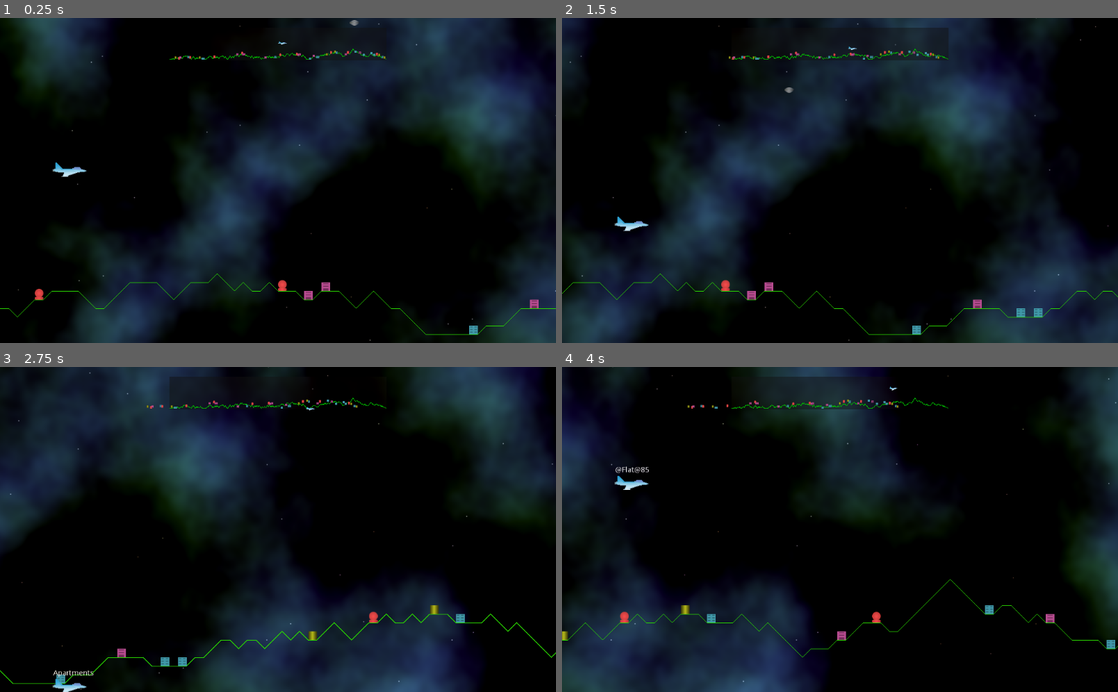
Above: before the commit, frames 1-4 (two rows, left to right).
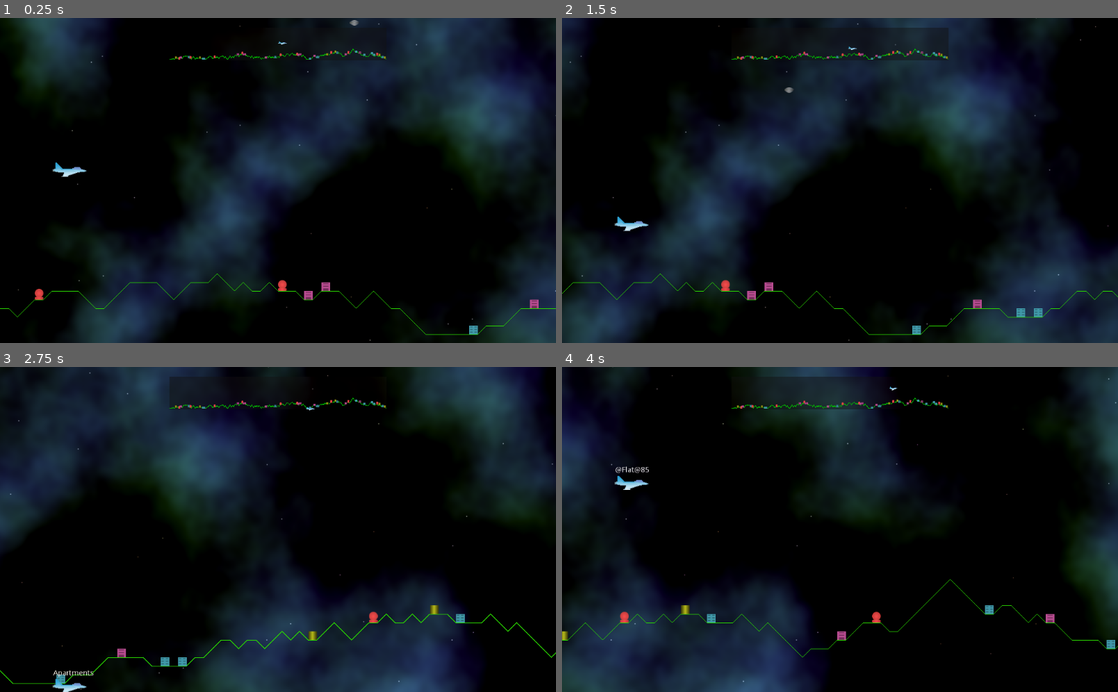
Above: after the commit, the same moments.

Repository: andrew-wilkes/godotia
Game: Godot game, scene res://Main.tscn
Same seed, same stepped clock (60 frames per second), same inputs: the game is played once before the commit and once after it.
Inputs:
- Up to frame 1 (0.25 s): no input
- Up to frame 2 (1.5 s): hold Right (ui_right) 0.53-1.28 s; hold Down (ui_down) from 1.28 s (still down)
- Up to frame 3 (2.75 s): release Down (ui_down) at 2.03 s; hold Right (ui_right) from 2.03 s (still down)
- Up to frame 4 (4 s): release Right (ui_right) at 2.78 s; hold Up (ui_up) 2.78-3.53 s; hold Left (ui_left) from 3.53 s (still down)

The runs differ from the first frame. In frame 1, less than 0.1% of the frame differs, in the area x 31-70%, y 10-13%; in frame 2, 0.2%; in frame 3, 0.2%; in frame 4, 0.2%, in the area x 22-70%, y 10-13%.

Commit message:
Stop map structures from scrolling

Diff:
--- a/Main.gd
+++ b/Main.gd
@@ -66,7 +66,7 @@
 	turn_player()
 	move_player_sideways(delta)
 	map.position_player(player, scroll_position, terrain)
-	map.update_structures()
+	map.update_structures(scroll_position)
 
 
 func process_inputs(delta):
--- a/Map.gd
+++ b/Map.gd
@@ -37,19 +37,19 @@
 		structures.add_child(node)
 
 
-func update_structures():
+func update_structures(scroll_position):
 	var i = 0
 	for s in globals.structures.values():
 		var struct = structures.get_child(i)
 		if s:
-			struct.position = get_struct_position(s)
+			struct.position = get_struct_position(s, scroll_position)
 		else:
 			struct.visible = false
 		i += 1
 
 
-func get_struct_position(node):
-	return node.global_position * coor_scale - Vector2(DX - rect_size.x / 2, DX)
+func get_struct_position(node, offset):
+	return node.global_position * coor_scale - Vector2(DX - rect_size.x  + offset * coor_scale.x, DX)
 
 
 func add_player(p, scroll_position, terrain):
